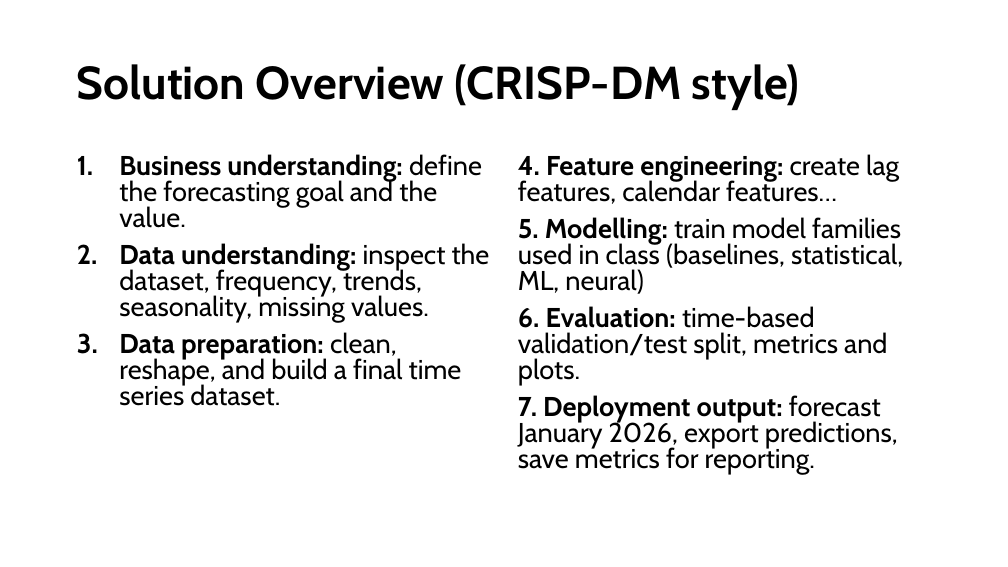
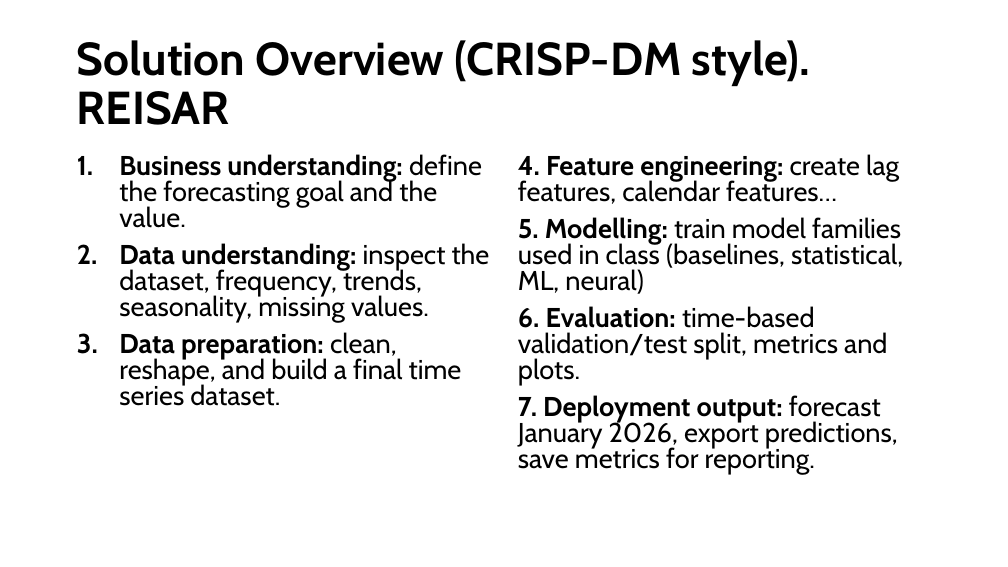
Before and after one commit to mireiamonbu/Spanish-Forecasters-MireiaMontoya-EnriqueRuiz, a slide deck: slide 5 of presentation/CapstonProject.pptx (slide 4 before the commit). Drawn at 1008x567 pixels with LibreOffice and Linux fonts; fonts in the diff are those of the drawing. Boxes give left, top, right and bottom in pixels: in the first picture for what was removed or moved away, otherwise in the second. Text is boxed around its words. In the diff, an @@ line names an element or a change of style, - is before the commit and + after.

```diff
--- a/presentation/CapstonProject.pptx
+++ b/presentation/CapstonProject.pptx
@@ title at <box>77,40,810,125</box>: text changed @@
-Solution Overview (CRISP-DM style)
+Solution Overview (CRISP-DM style). REISAR
```
Also in this commit, not shown: 4 other slides changed, 6 slides added, 2 slides removed, 1 other file.
